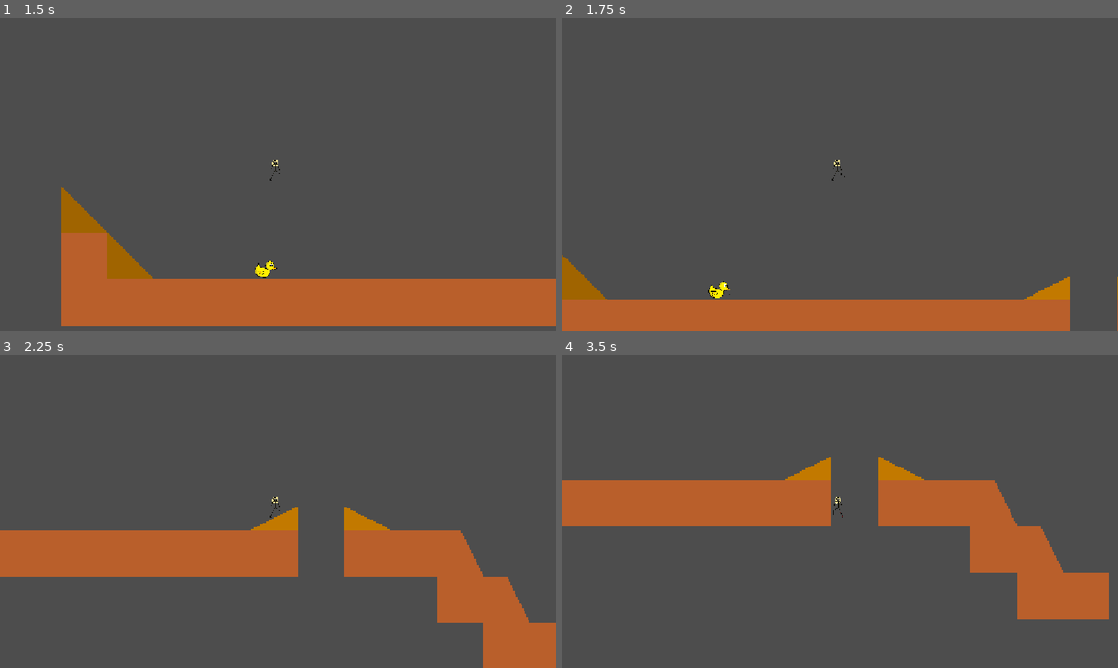
Above: before the commit, frames 1-4 (two rows, left to right).
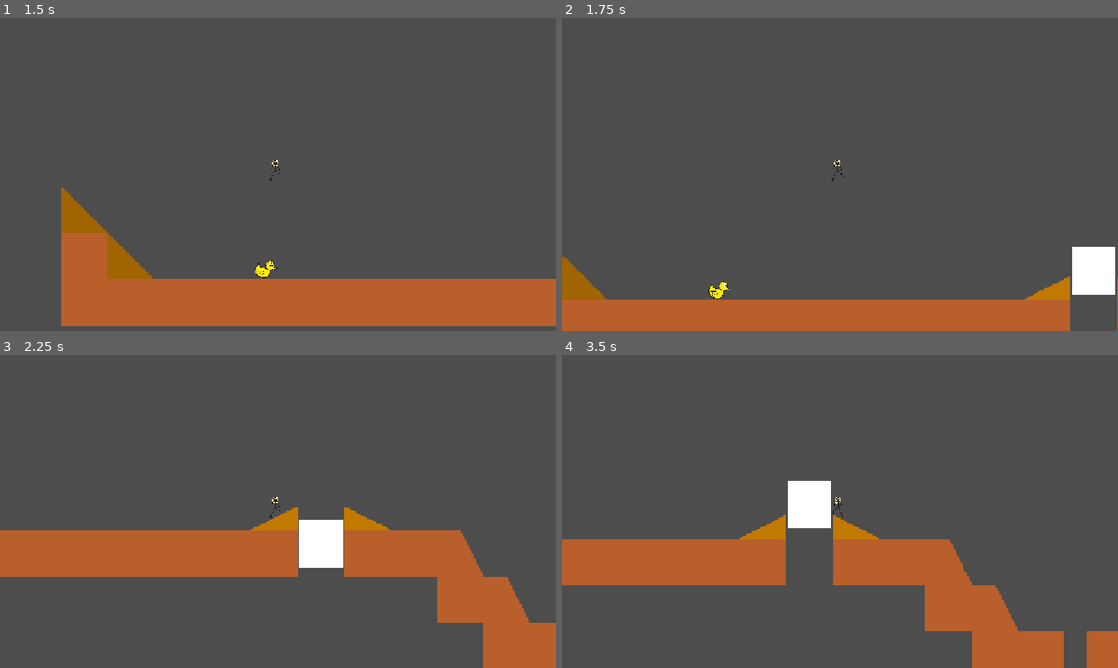
Above: after the commit, the same moments.

Repository: Mareruma/Bounce-Back
Game: Godot game, scene res://Scenes/game.tscn
The game is run twice, just before and just after one commit, with the same random seed, the same clock (stepped at 60 frames per second) and the same inputs.
Inputs:
- Up to frame 1 (1.5 s): click "Start" at 0.5 s; tap Enter (ui_accept) at 1.25 s; hold Right (ui_right) from 1.28 s (still down); tap F (kick) at 1.35 s
- Up to frame 2 (1.75 s): keep holding Right (ui_right); tap Enter (ui_accept) at 1.52 s
- Up to frame 3 (2.25 s): keep holding Right (ui_right); tap F (kick) at 2.1 s
- Up to frame 4 (3.5 s): tap Enter (ui_accept) at 2.27 s; release Right (ui_right) at 2.78 s; hold Left (ui_left) from 2.78 s (still down); tap F (kick) at 2.85 s

Frame 1 is identical in both runs. In frame 2, 1.2% of the frame differs, in the area x 91-100%, y 73-89%; in frame 3, 1.2%; in frame 4, 30%, in the area x 0-100%, y 32-100%.

Commit message:
moving blocks

Diff:
--- /dev/null
+++ b/Scenes/Levels/animatable_body_2d.gd
@@ -0,0 +1,15 @@
+extends AnimatableBody2D
+
+@export var speed = 50
+var direction = 1
+
+func _ready() -> void:
+	while(true):
+		await gotopos(Vector2(0, -45))
+		await gotopos(Vector2(0,15))
+
+func gotopos(pos):
+	var newtween = create_tween()
+	newtween.tween_property(self, "global_position", pos, 1)
+	newtween.play()
+	await newtween.finished
--- a/Scenes/Levels/level_1.tscn
+++ b/Scenes/Levels/level_1.tscn
@@ -5,6 +5,8 @@
 [ext_resource type="PackedScene" uid="uid://cbci8hx40y08l" path="res://Scenes/player.tscn" id="2_3mqfk"]
 [ext_resource type="PackedScene" uid="uid://btrbb6lehnqyt" path="res://Scenes/duck.tscn" id="3_iixi8"]
 [ext_resource type="Texture2D" uid="uid://y3kg388pmj4w" path="res://Assets/carrot.png" id="5_xgxfi"]
+[ext_resource type="Script" uid="uid://bydaj0u4gk1uh" path="res://Scenes/Levels/platform_vertical.gd" id="6_xgxfi"]
+[ext_resource type="Script" uid="uid://b0y5bi7uy1rwk" path="res://Scenes/Levels/animatable_body_2d.gd" id="7_5f3p6"]
 
 [sub_resource type="TileSetAtlasSource" id="TileSetAtlasSource_4dpyx"]
 texture = ExtResource("1_tlcug")
@@ -32,6 +34,12 @@
 
 [sub_resource type="WorldBoundaryShape2D" id="WorldBoundaryShape2D_wp5od"]
 distance = -384.0
+
+[sub_resource type="RectangleShape2D" id="RectangleShape2D_5f3p6"]
+size = Vector2(39, 38)
+
+[sub_resource type="RectangleShape2D" id="RectangleShape2D_sixep"]
+size = Vector2(30, 32.25)
 
 [node name="Level_1" type="Node2D" unique_id=547523218]
 script = ExtResource("1_cyadu")
@@ -61,5 +69,47 @@
 [node name="CollisionShape2D" type="CollisionShape2D" parent="Void" unique_id=162759750]
 shape = SubResource("WorldBoundaryShape2D_wp5od")
 
+[node name="Platform_vertical" type="Area2D" parent="." unique_id=1835595258]
+visible = false
+script = ExtResource("6_xgxfi")
+
+[node name="CollisionShape2D" type="CollisionShape2D" parent="Platform_vertical" unique_id=415348813]
+position = Vector2(-25.5, 281)
+shape = SubResource("RectangleShape2D_5f3p6")
+
+[node name="ColorRect" type="ColorRect" parent="Platform_vertical" unique_id=2086520194]
+offset_left = -46.0
+offset_top = 261.0
+offset_right = -6.0
+offset_bottom = 301.0
+
+[node name="AnimatableBody2D" type="AnimatableBody2D" parent="." unique_id=216333518]
+position = Vector2(0, -1)
+script = ExtResource("7_5f3p6")
+
+[node name="CollisionShape2D" type="CollisionShape2D" parent="AnimatableBody2D" unique_id=372472642]
+position = Vector2(408, 280.125)
+shape = SubResource("RectangleShape2D_sixep")
+
+[node name="ColorRect" type="ColorRect" parent="AnimatableBody2D" unique_id=1527484318]
+offset_left = 393.0
+offset_top = 263.0
+offset_right = 423.0
+offset_bottom = 296.0
+
+[node name="AnimatableBody2D2" type="AnimatableBody2D" parent="." unique_id=378435685]
+position = Vector2(0, -1)
+script = ExtResource("7_5f3p6")
+
+[node name="CollisionShape2D" type="CollisionShape2D" parent="AnimatableBody2D2" unique_id=26733318]
+position = Vector2(408, 280.125)
+shape = SubResource("RectangleShape2D_sixep")
+
+[node name="ColorRect" type="ColorRect" parent="AnimatableBody2D2" unique_id=289786441]
+offset_left = 889.0
+offset_top = 329.0
+offset_right = 919.0
+offset_bottom = 362.0
+
 [connection signal="body_entered" from="Finish" to="." method="_on_area_2d_body_entered"]
 [connection signal="body_entered" from="Void" to="." method="_on_void_body_entered"]
--- /dev/null
+++ b/Scenes/Levels/platform_vertical.gd
@@ -0,0 +1,24 @@
+extends Area2D
+@export var MAX_Y = 100
+@export var MIN_Y =20
+var direction=1;
+var timer=0.0;
+# Called when the node enters the scene tree for the first time.
+func _ready() -> void:
+	pass # Replace with function body.
+
+
+# Called every frame. 'delta' is the elapsed time since the previous frame.
+func _process(delta: float) -> void:
+	pass
+
+func _physics_process(delta: float) -> void:
+	if position.y<MIN_Y:
+		direction=1
+		position.y+=delta
+	if position.y>MAX_Y:
+		direction=-1
+		position.y-=delta
+	else:
+		position.y+=delta*direction
+	position.y+=delta*2
Not shown, changed: Assets/pixil-frame-0.png.import
Binary file added: Assets/rename.png
Not shown, added: Assets/rename.png.import
Not shown, added: Scenes/Levels/animatable_body_2d.gd.uid
Not shown, added: Scenes/Levels/platform_vertical.gd.uid
